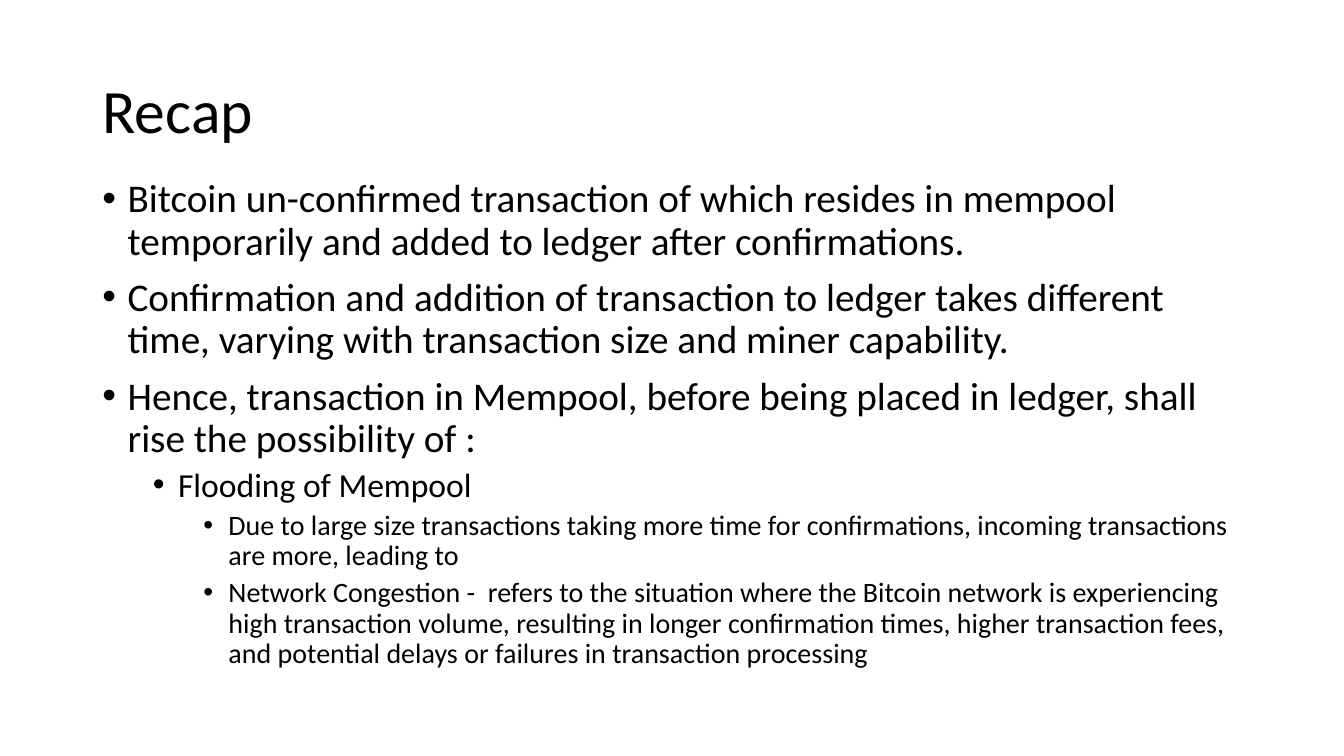
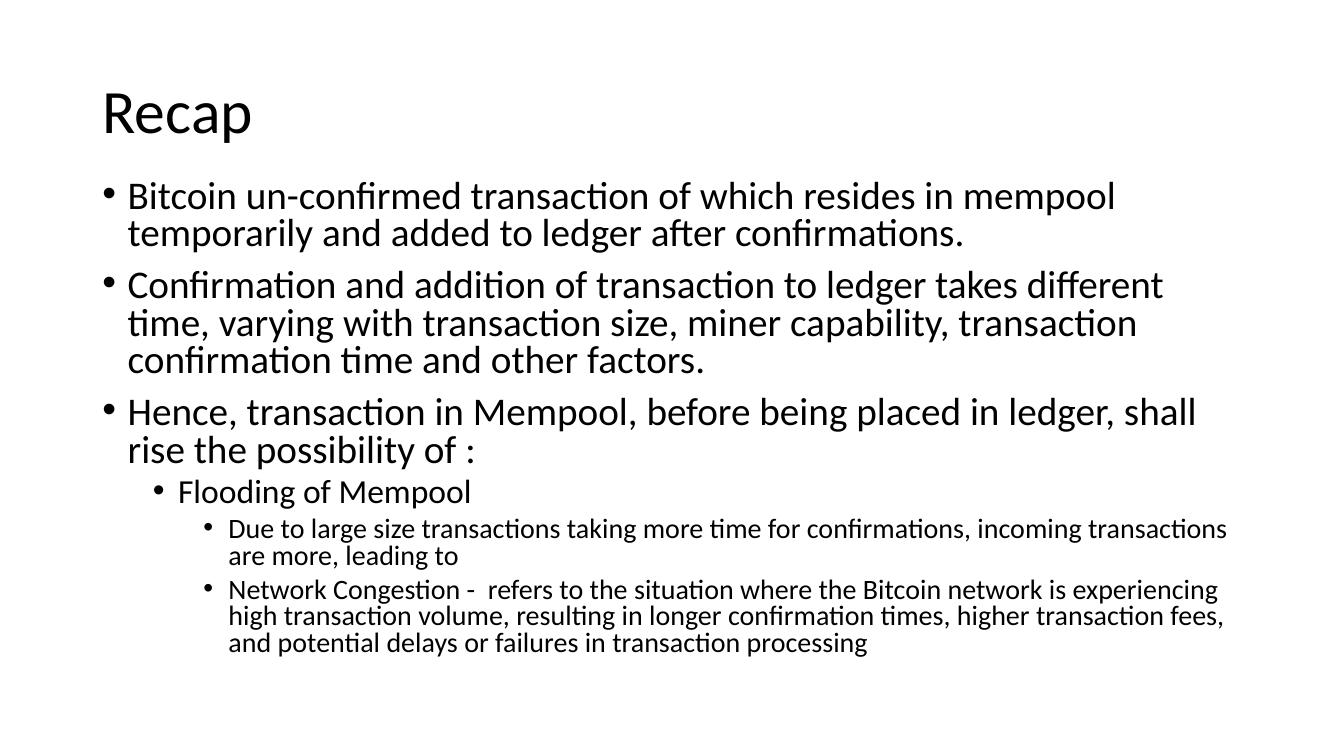
Before and after one commit to tejs13/Spark-Streaming-BTC, a slide deck: slide 2 of assets/CPSC 531 Final Presentation Real Time Analysis Of BTC Network Congestion.pptx. Drawn at 1344x756 pixels with LibreOffice and Linux fonts; fonts in the diff are those of the drawing. Boxes give left, top, right and bottom in pixels: in the first picture for what was removed or moved away, otherwise in the second. Text is boxed around its words. In the diff, an @@ line names an element or a change of style, - is before the commit and + after.

```diff
--- a/assets/CPSC 531 Final Presentation Real Time Analysis Of BTC Network Congestion.pptx
+++ b/assets/CPSC 531 Final Presentation Real Time Analysis Of BTC Network Congestion.pptx
@@ text at [128,181,1227,657]: line spacing 0.9 to 0.8 @@
@@ text at [128,270,1164,374]: text changed @@
-• Confirmation and addition of transaction to ledger takes different time, varying with transaction size and miner capability.
+• Confirmation and addition of transaction to ledger takes different time, varying with transaction size, miner capability, transaction confirmation time and other factors.
```
Also in this commit, not shown: 5 other slides changed, 1 slide removed, 4 other files.
